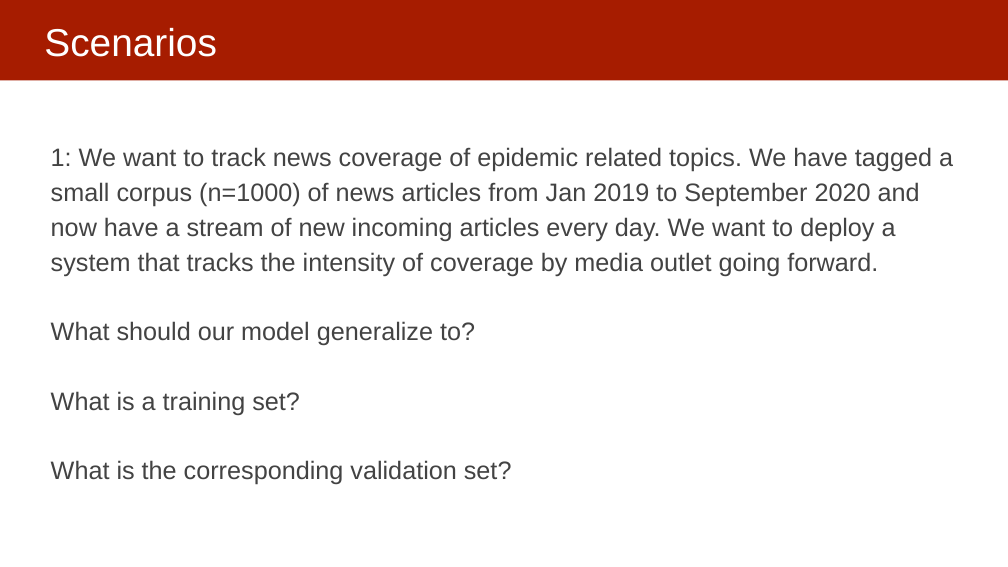
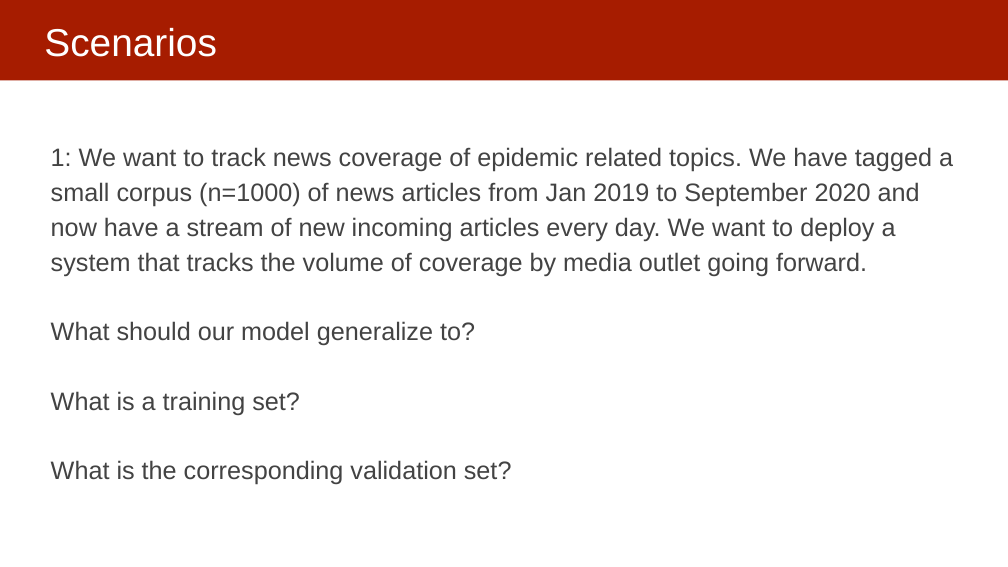
Before and after one commit to dssg/MLinPractice, a slide deck: slide 17 of Lectures/Lecture5-ModelSelection.pptx. Drawn at 1008x567 pixels with LibreOffice and Linux fonts; fonts in the diff are those of the drawing. Boxes give left, top, right and bottom in pixels: in the first picture for what was removed or moved away, otherwise in the second. Text is boxed around its words. In the diff, an @@ line names an element or a change of style, - is before the commit and + after.

```diff
--- a/Lectures/Lecture5-ModelSelection.pptx
+++ b/Lectures/Lecture5-ModelSelection.pptx
@@ text at bbox=[51, 147, 953, 276]: text changed @@
-1: We want to track news coverage of epidemic related topics. We have tagged a small corpus (n=1000) of news articles from Jan 2019 to September 2020 and now have a stream of new incoming articles every day. We want to deploy a system that tracks the intensity of coverage by media outlet going forward.
+1: We want to track news coverage of epidemic related topics. We have tagged a small corpus (n=1000) of news articles from Jan 2019 to September 2020 and now have a stream of new incoming articles every day. We want to deploy a system that tracks the volume of coverage by media outlet going forward.
```
Also in this commit, not shown: 2 other slides changed.
